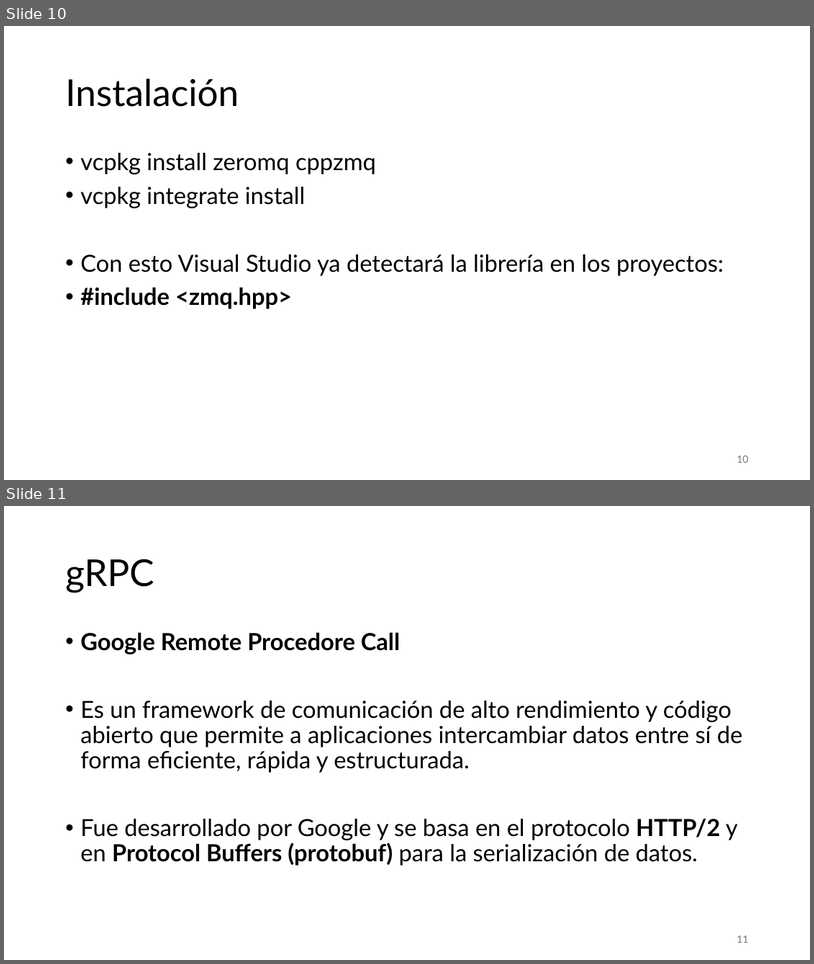
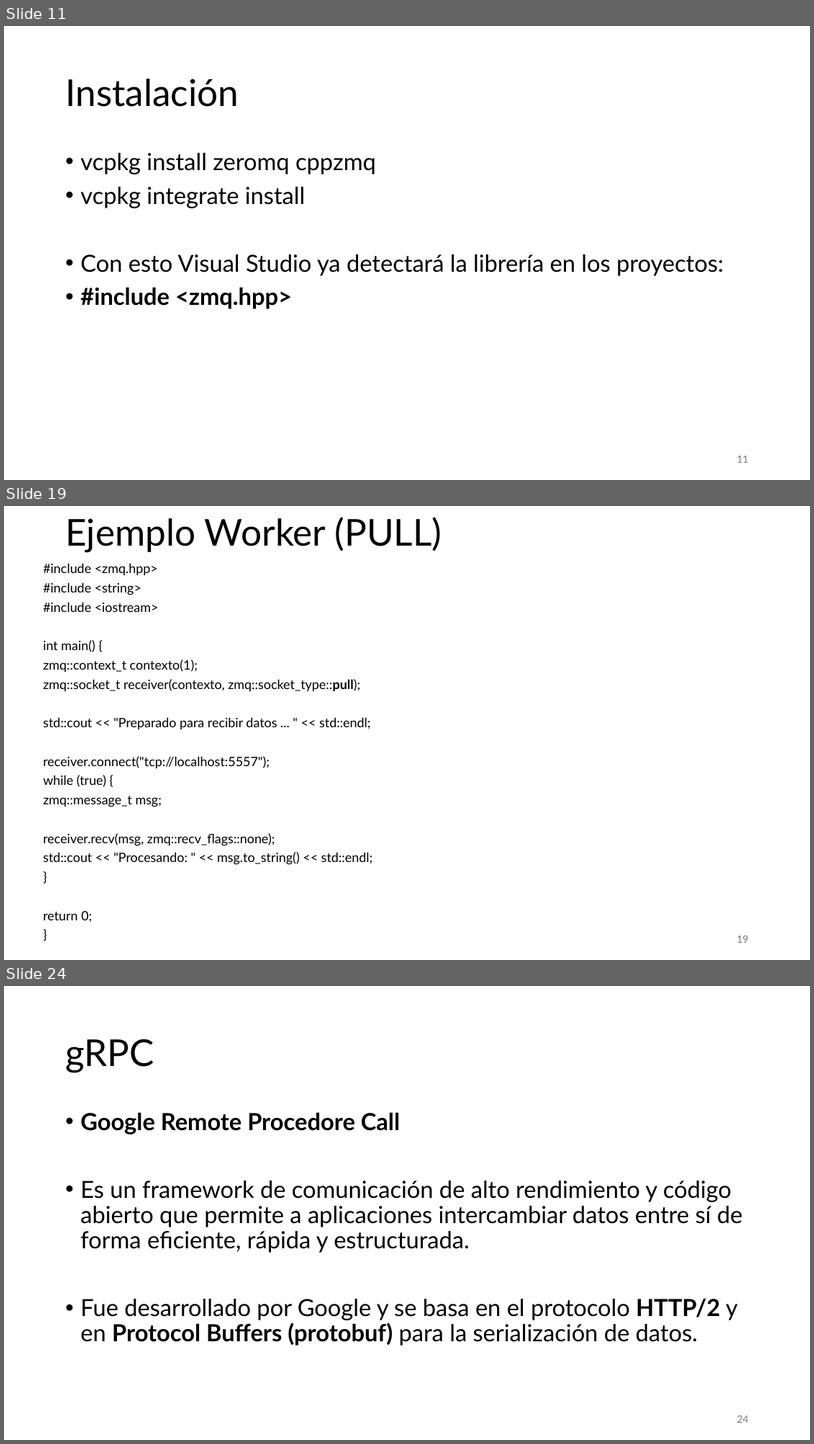
Before and after one commit to aldebarran22/CURSO_CPP_SERVICIOS_30H, a slide deck: doc/3_Comunicacion_microservicios_C++.pptx. Shown one above the other, each under a label of ours: slides 10 and 11 before the commit, slides 11, 19 and 24 after it; the slides between them are not shown. The pictures are 814x964 and 814x1444 pixels, drawn with LibreOffice and Linux fonts; fonts in the diff are those of the drawing. Boxes give left, top, right and bottom in pixels: in the first picture for what was removed or moved away, otherwise in the second. Text is boxed around its words. In the diff, an @@ line names an element or a change of style, - is before the commit and + after.

```diff
--- a/doc/3_Comunicacion_microservicios_C++.pptx
+++ b/doc/3_Comunicacion_microservicios_C++.pptx
@@ slide 19 added at (x1=4, y1=506, x2=810, y2=960), background #FFFFFF @@
@@ title added at (x1=65, y1=517, x2=442, y2=553), 44 pt, text #000000 @@
+Ejemplo Worker (PULL)
@@ text added at (x1=43, y1=563, x2=373, y2=922), 15.4 pt, text #000000 @@
+#include <zmq.hpp>
+#include <string>
+#include <iostream>
+int main() {
+zmq::context_t contexto(1);
+zmq::socket_t receiver(contexto, zmq::socket_type::pull);
+std::cout << "Preparado para recibir datos ... " << std::endl;
+receiver.connect("tcp://localhost:5557");
+while (true) {
+zmq::message_t msg;
+receiver.recv(msg, zmq::recv_flags::none);
+std::cout << "Procesando: " << msg.to_string() << std::endl;
+}
+return 0;
+}
@@ page number added at (x1=737, y1=935, x2=748, y2=942), 12 pt, text #797979 @@
+19
@@ what was slide 10 is now slide 11 @@
@@ page number at (x1=737, y1=455, x2=748, y2=462): text changed @@
-10
+11
@@ what was slide 11 is now slide 24 @@
@@ page number at (x1=737, y1=1415, x2=748, y2=1422): text changed @@
-11
+24
```
Also in this commit, not shown: 3 slides changed, 14 other slides added, 31 other files.
